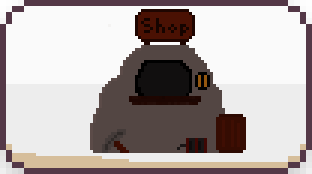
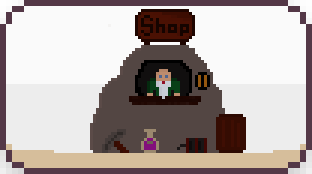
Before/after of a (312, 174) layered artwork. What changed in the layer stack:
painted on "Eingefügte Ebene #1" over [12, 12, 300, 162]
